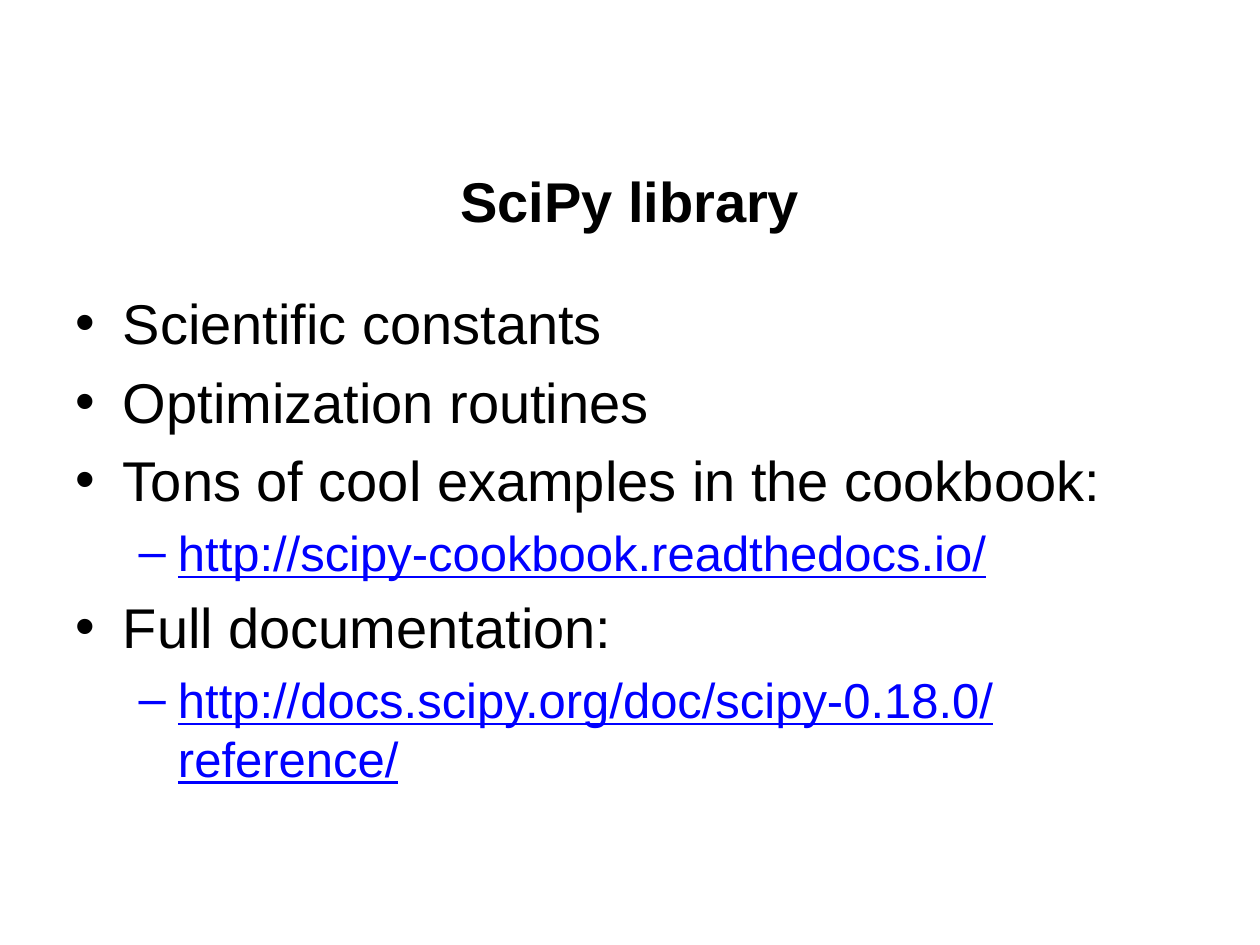
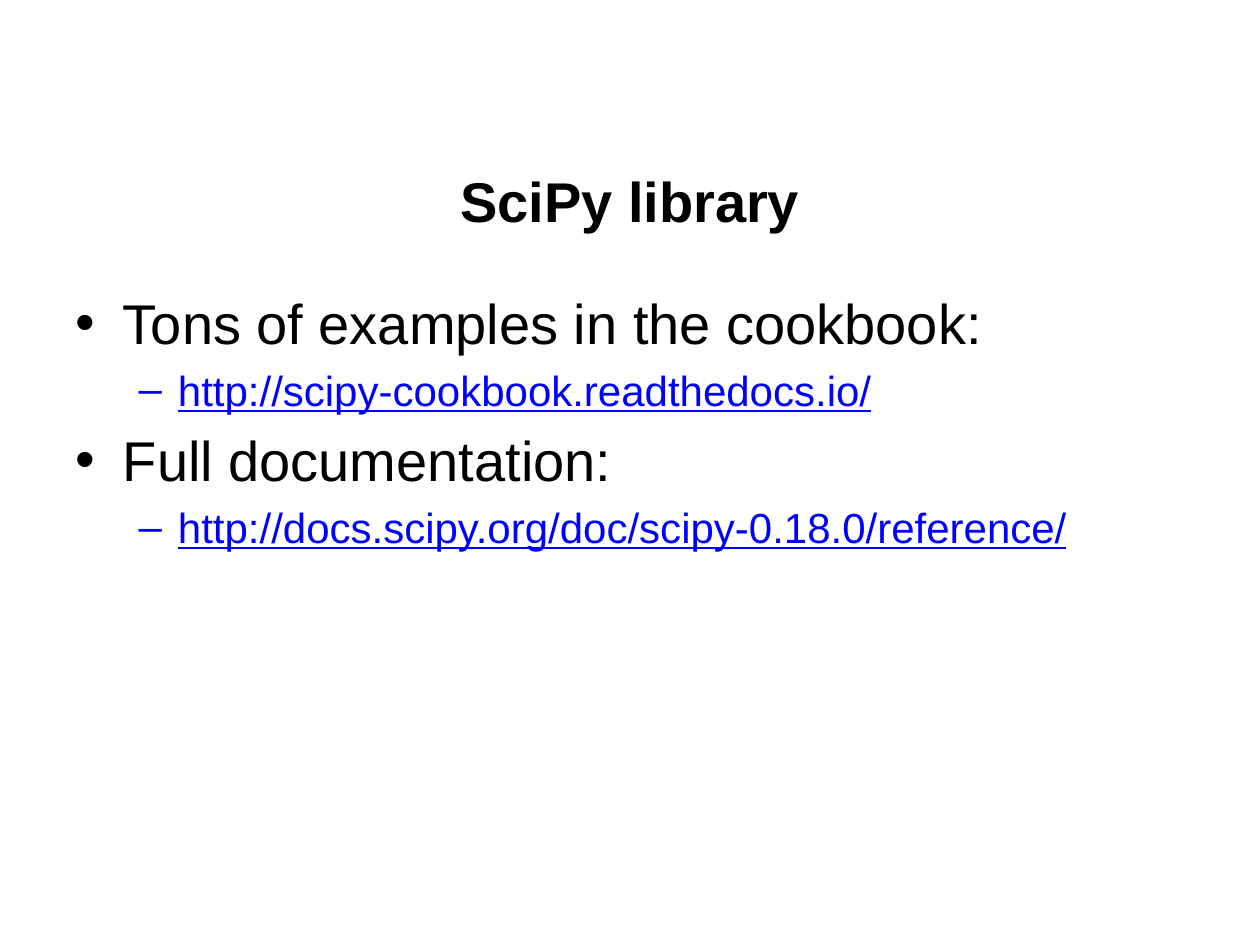
Before and after one commit to jgerity/talks, a slide deck: slide 18 of 2016/computing_workgroup/python_modules/python_scientific_modules.pptx (slide 6 before the commit). Drawn at 1260x945 pixels with LibreOffice and Linux fonts; fonts in the diff are those of the drawing; background and template pictures are left out. Boxes give left, top, right and bottom in pixels: in the first picture for what was removed or moved away, otherwise in the second. Text is boxed around its words. In the diff, an @@ line names an element or a change of style, - is before the commit and + after.

```diff
--- a/2016/computing_workgroup/python_modules/python_scientific_modules.pptx
+++ b/2016/computing_workgroup/python_modules/python_scientific_modules.pptx
@@ text at bbox=[123, 303, 981, 355]: text changed @@
-• Scientific constants
-• Optimization routines
-• Tons of cool examples in the cookbook:
+• Tons of examples in the cookbook:
@@ text at bbox=[178, 375, 1066, 551]: size 28 to 24 pt in "http://scipy-cookbook.readthedocs.io/", "http://docs.scipy.org/doc/scipy-0.18.0/reference/" @@
```
Also in this commit, not shown: 6 other slides changed, 11 slides added, 2 slides removed.
